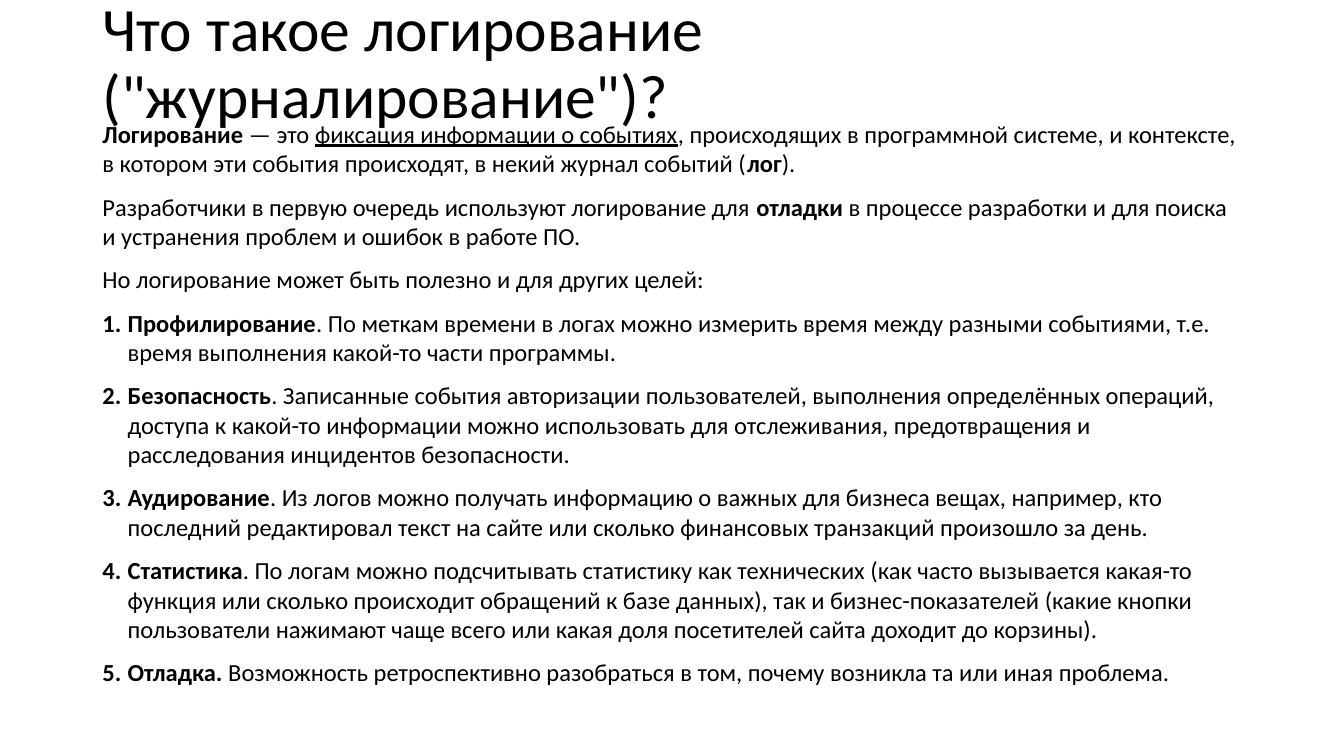
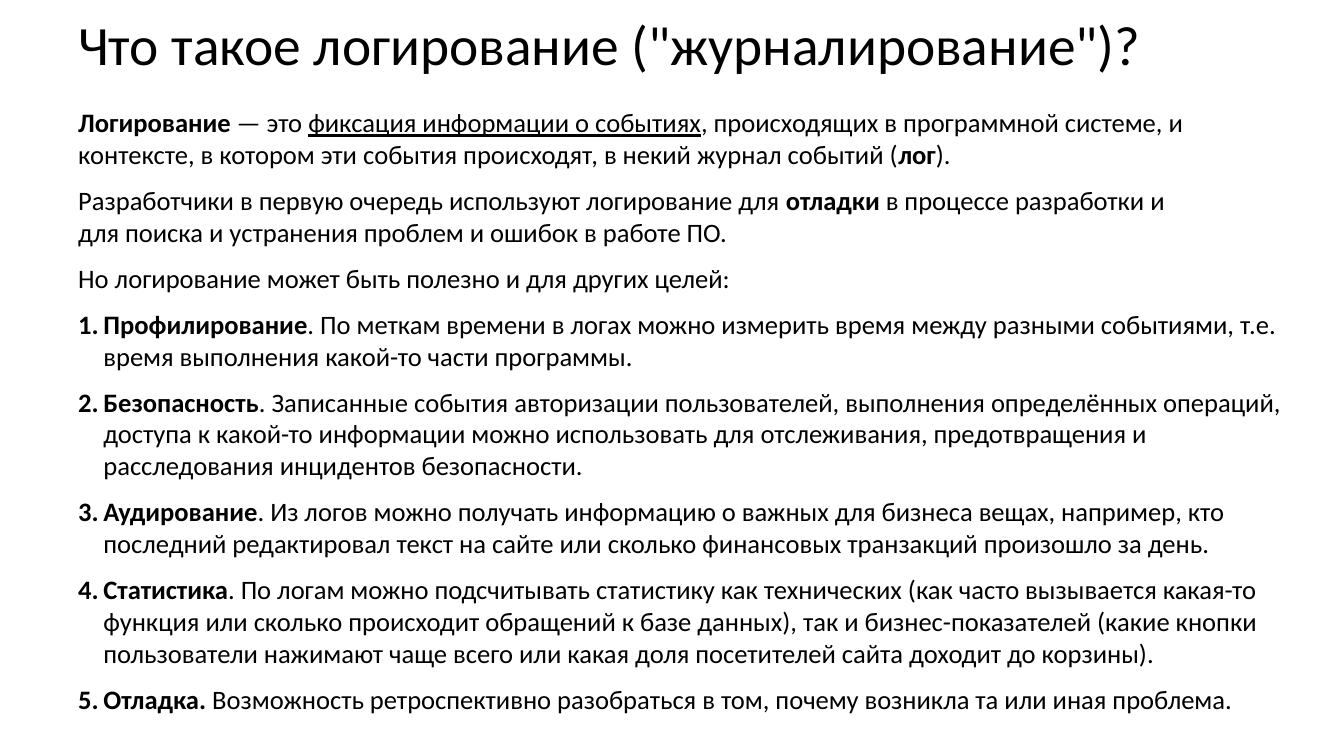
Before and after one commit to xtrueman/prog_instruments, a slide deck: slide 2 of presentations/Logging.pptx. Drawn at 1344x756 pixels with LibreOffice and Linux fonts; fonts in the diff are those of the drawing. Boxes give left, top, right and bottom in pixels: in the first picture for what was removed or moved away, otherwise in the second. Text is boxed around its words. In the diff, an @@ line names an element or a change of style, - is before the commit and + after.

```diff
--- a/presentations/Logging.pptx
+++ b/presentations/Logging.pptx
@@ title "Что такое логирование ("журналирование")?": place and size @@
-title "Что такое логирование ("журналирование")?" at <box>102,11,703,132</box>
+title "Что такое логирование ("журналирование")?" at <box>78,24,1140,74</box>
@@ title "Что такое логирование ("журналирование")?" at <box>78,24,1140,74</box>: size 44 to 39.6 pt @@
@@ text "Логирование — это фиксация информации ...": place and size @@
-text "Логирование — это фиксация информации ..." at <box>102,123,1235,685</box>
+text "Логирование — это фиксация информации ..." at <box>78,114,1280,714</box>
@@ text "Логирование — это фиксация информации ..." at <box>78,114,1280,714</box>: size 17.5 to 19 pt @@
```
Also in this commit, not shown: 13 other slides changed, 1 slide added, 1 other file.
